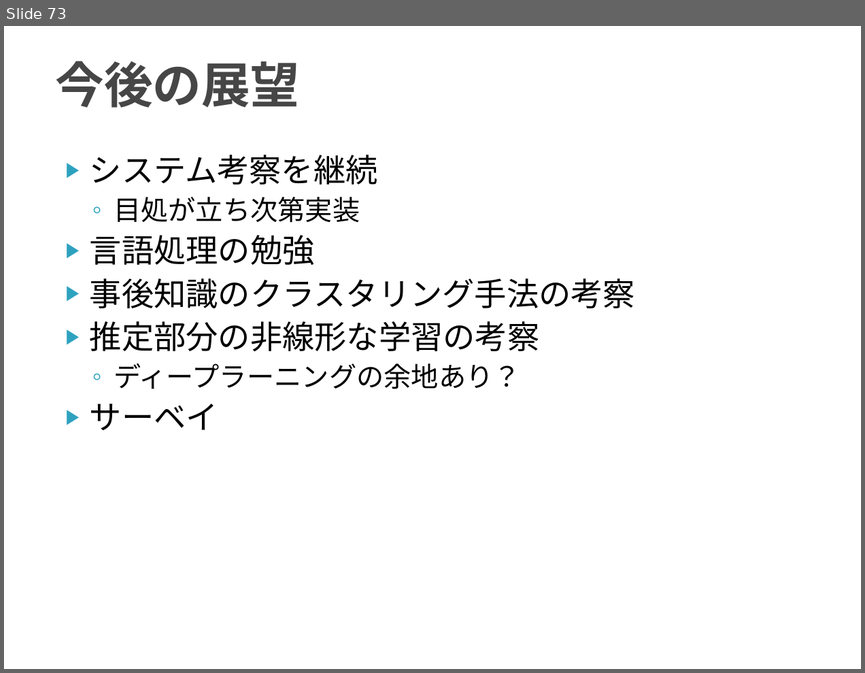
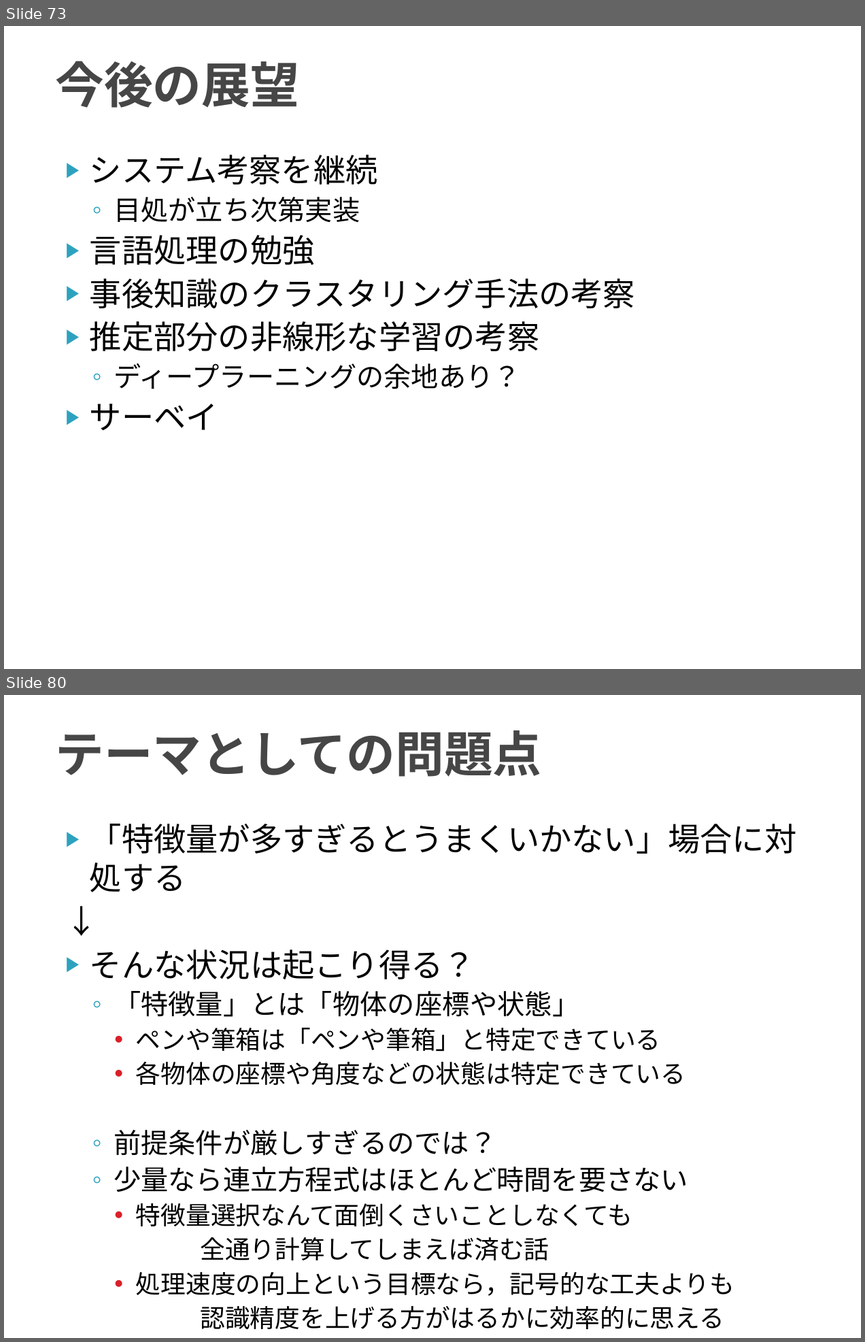
Before and after one commit to TetsuyaKomota/GitforEclipseTest, a slide deck: IntentionLearning_v2/slide/discussion2016.pptx. Shown one above the other, each under a label of ours: slide 73 before the commit, slides 73 and 80 after it; the slides between them are not shown. The pictures are 865x673 and 865x1342 pixels, drawn with LibreOffice and Linux fonts; fonts in the diff are those of the drawing. Boxes give left, top, right and bottom in pixels: in the first picture for what was removed or moved away, otherwise in the second. Text is boxed around its words. In the diff, an @@ line names an element or a change of style, - is before the commit and + after.

```diff
--- a/IntentionLearning_v2/slide/discussion2016.pptx
+++ b/IntentionLearning_v2/slide/discussion2016.pptx
@@ slide 80 added at (x1=4, y1=695, x2=861, y2=1338), background #FFFFFF @@
@@ title added at (x1=55, y1=730, x2=541, y2=777), 41 pt, text #464646, bold @@
+テーマとしての問題点
@@ text added at (x1=90, y1=824, x2=797, y2=1329), 21 pt, text #000000 @@
+▶ 「特徴量が多すぎるとうまくいかない」場合に対処する
+↓
+▶ そんな状況は起こり得る？
+  ◦ 「特徴量」とは「物体の座標や状態」
+    • ペンや筆箱は「ペンや筆箱」と特定できている
+    • 各物体の座標や角度などの状態は特定できている
+  ◦ 前提条件が厳しすぎるのでは？
+  ◦ 少量なら連立方程式はほとんど時間を要さない
+    • 特徴量選択なんて面倒くさいことしなくても
+    全通り計算してしまえば済む話
+    • 処理速度の向上という目標なら，記号的な工夫よりも
+    認識精度を上げる方がはるかに効率的に思える
```
Also in this commit, not shown: 4 slides changed, 12 other slides added, 1 other file.
